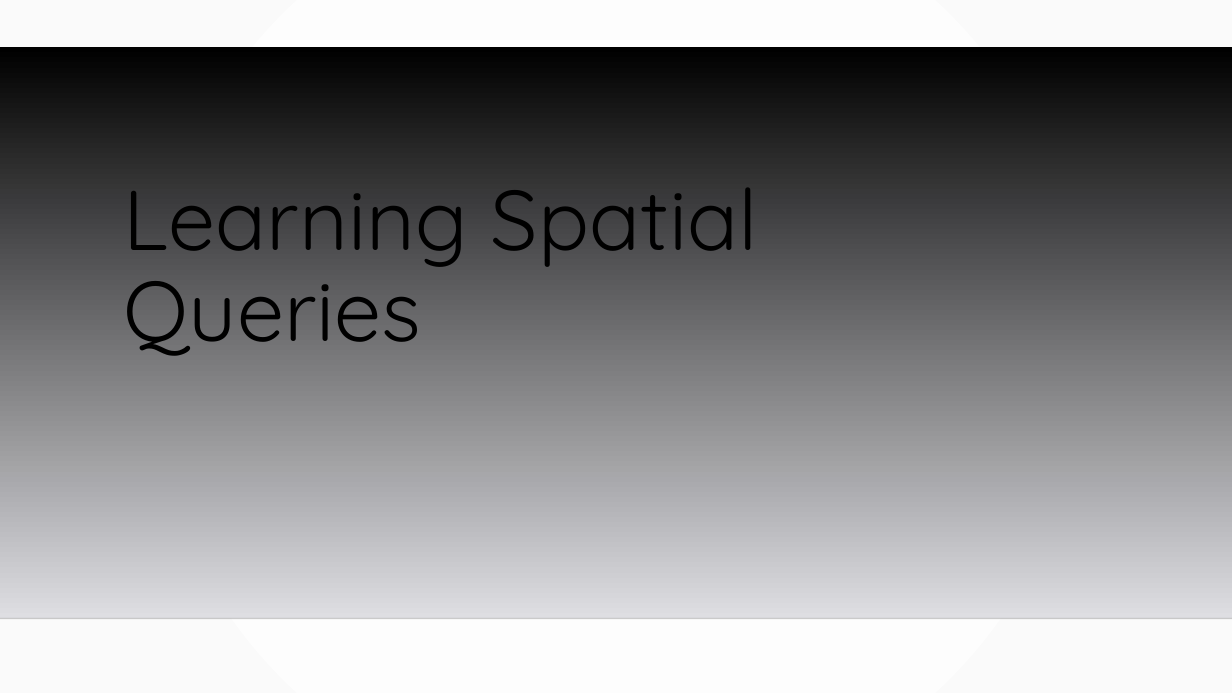
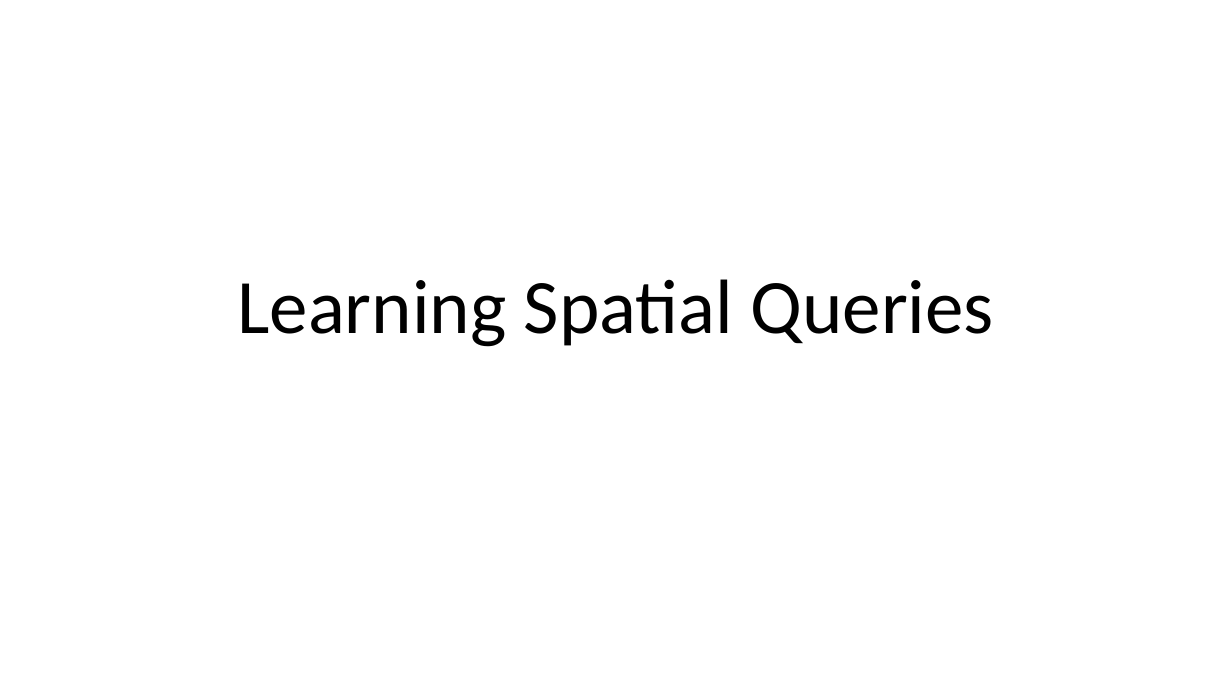
Before and after one commit to MGIS-UMN/GIS5577_week6, a slide deck: slide 1 of Spatial_Questions.odp. Drawn at 1232x693 pixels with LibreOffice and Linux fonts; fonts in the diff are those of the drawing; background and template pictures are left out. Boxes give left, top, right and bottom in pixels: in the first picture for what was removed or moved away, otherwise in the second. Text is boxed around its words. In the diff, an @@ line names an element or a change of style, - is before the commit and + after.

```diff
--- a/Spatial_Questions.odp
+++ b/Spatial_Questions.odp
@@ background gradient #FFFFFF to #FAFAFA to #FFFFFF @@
@@ freeform shape removed at (x1=0, y1=47, x2=1232, y2=618) @@
@@ title "Learning Spatial Queries" moved from (x1=123, y1=187, x2=758, y2=356) to (x1=237, y1=279, x2=994, y2=347) @@
@@ title "Learning Spatial Queries" at (x1=237, y1=279, x2=994, y2=347): size 66 to 60 pt, font Quicksand to Calibri; alignment left to centre @@
@@ line removed from (0, 618) to (1232, 618) @@
```
Also in this commit, not shown: 11 other slides changed, 6 other files.
